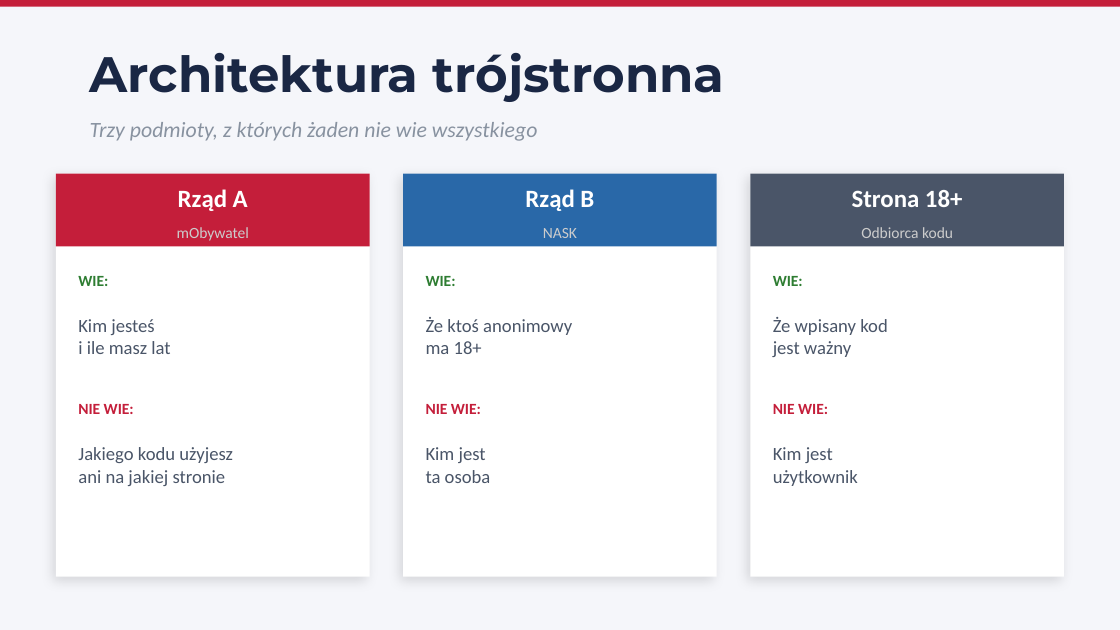
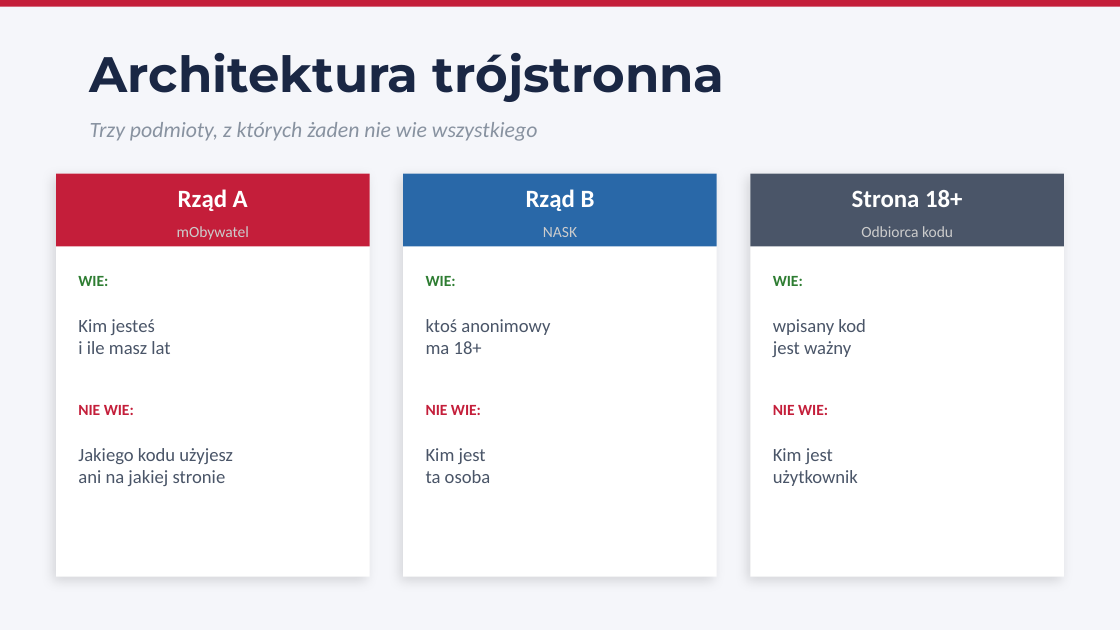
Before and after one commit to Inner-Savages/BKIHack2026, a slide deck: slide 3 of prezentacja.pptx. Drawn at 1120x630 pixels with LibreOffice and Linux fonts; fonts in the diff are those of the drawing. Boxes give left, top, right and bottom in pixels: in the first picture for what was removed or moved away, otherwise in the second. Text is boxed around its words. In the diff, an @@ line names an element or a change of style, - is before the commit and + after.

```diff
--- a/prezentacja.pptx
+++ b/prezentacja.pptx
@@ text at [426,319,550,335]: text changed @@
-Że ktoś anonimowy
+ktoś anonimowy
@@ text at [773,319,865,335]: text changed @@
-Że wpisany kod
+wpisany kod
```
Also in this commit, not shown: 7 other slides changed.
